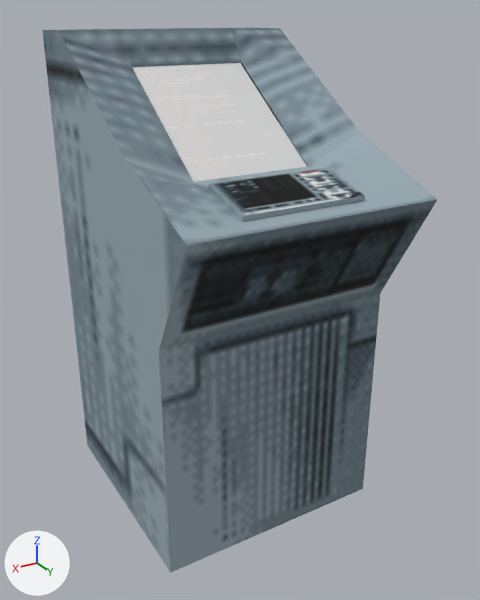
Two versions of the FBX model Assets/Objects/$TexturedAssets/419.635/Terminal/Terminal.fbx, one commit apart.
Before and after are seen from a camera (50 mm lens) standing at (-25.723, -51.094, 1.648) and looking at (-26.787, -52.867, 0.762). The axes (+X, +Y, +Z) are drawn at lower left. The lights are the same throughout. The older version comes first. Where no turn or scale is listed for an object, it has been applied to the vertices.

Objects in the first picture: 'Terminal'.
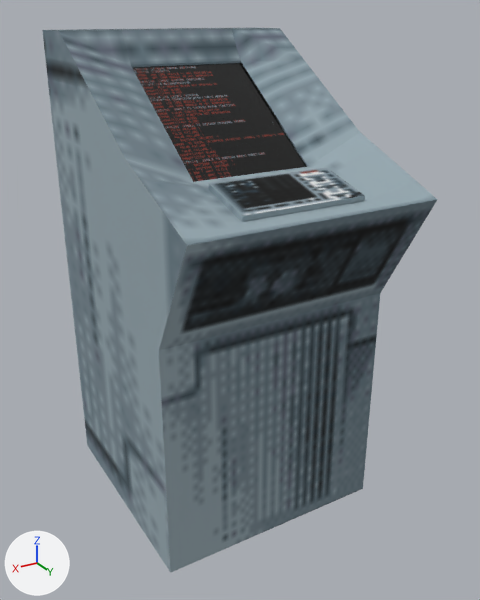
Where the newer file only moved an object's origin or applied its transform, the numbers keep the older frame.

Edits to the bpy script that builds the scene:
```text
Change mat_crtglass:
    where n0 = _N.new('ShaderNodeBsdfPrincipled'); n0.name = 'Principled BSDF'
    remove n0.inputs[28].default_value = 0.5  # 'Emission Strength'
    where n2 = _N.new('ShaderNodeTexImage'); n2.name = 'Image Texture'
    remove _L.new(n2.outputs[0], n0.inputs[27])  # 'Color' to 'Emission Color'
    add _L.new(n2.outputs[0], n0.inputs[0])  # 'Color' to 'Base Color'
    add _L.new(n2.outputs[1], n0.inputs[4])  # 'Alpha' to 'Alpha'
```

Changed parts and their boxes [x1, y1, x2, y2] in the pictures (480 x 600 px):
'Terminal', recoloured (darker)
    both: [129, 59, 310, 185]
